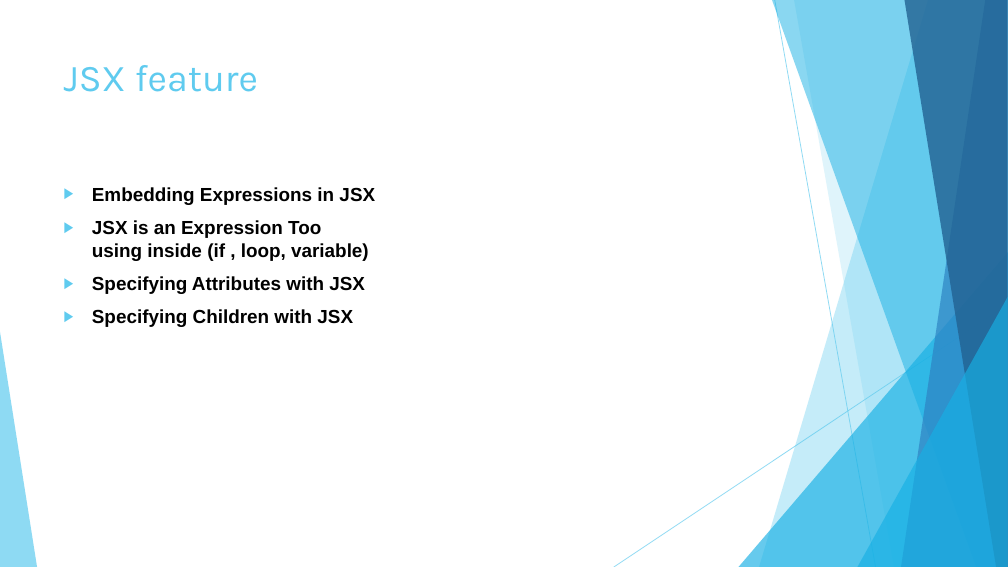
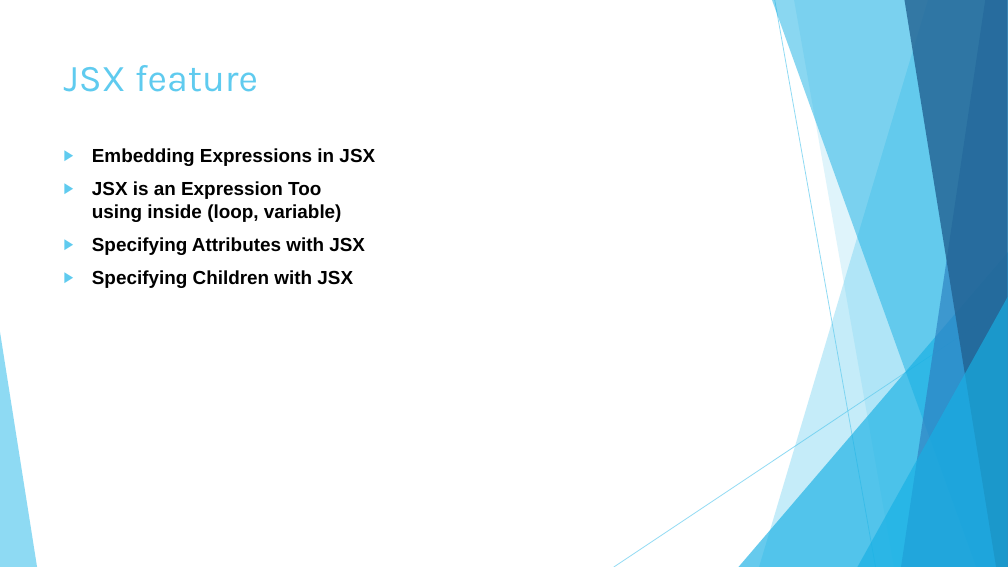
Before and after one commit to suhayb93/ReactCourseTraining, a slide deck: slide 15 of Presentation1.pptx. Drawn at 1008x567 pixels with LibreOffice and Linux fonts; fonts in the diff are those of the drawing. Boxes give left, top, right and bottom in pixels: in the first picture for what was removed or moved away, otherwise in the second. Text is boxed around its words. In the diff, an @@ line names an element or a change of style, - is before the commit and + after.

```diff
--- a/Presentation1.pptx
+++ b/Presentation1.pptx
@@ text "Embedding Expressions in JSX": place and size @@
-text "Embedding Expressions in JSX" at [92, 187, 375, 327]
+text "Embedding Expressions in JSX" at [92, 148, 375, 288]
@@ text at [92, 181, 342, 222]: text changed @@
-▶ JSX is an Expression Too
-  using inside (if , loop, variable)
+▶ JSX is an Expression Too
+  using inside (loop, variable)
```
Also in this commit, not shown: 1 other slide changed, 4 slides added, 26 other files.
